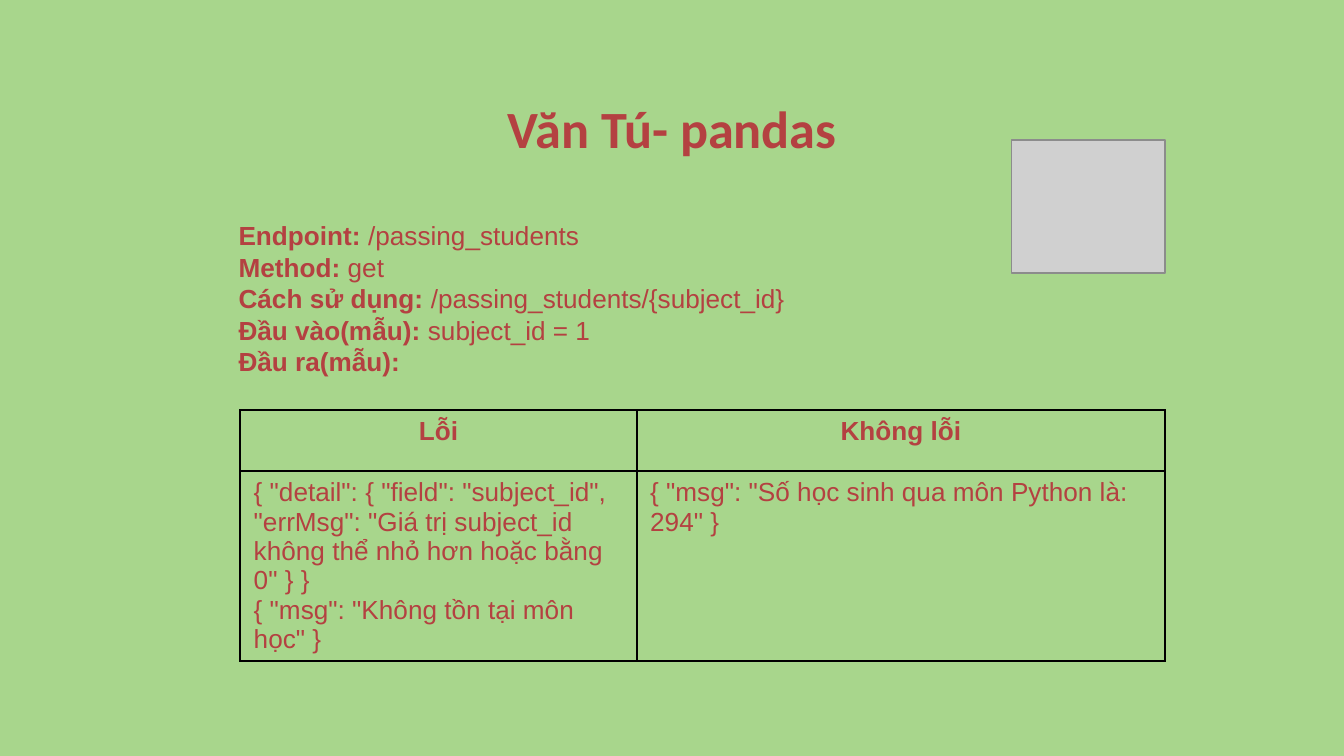
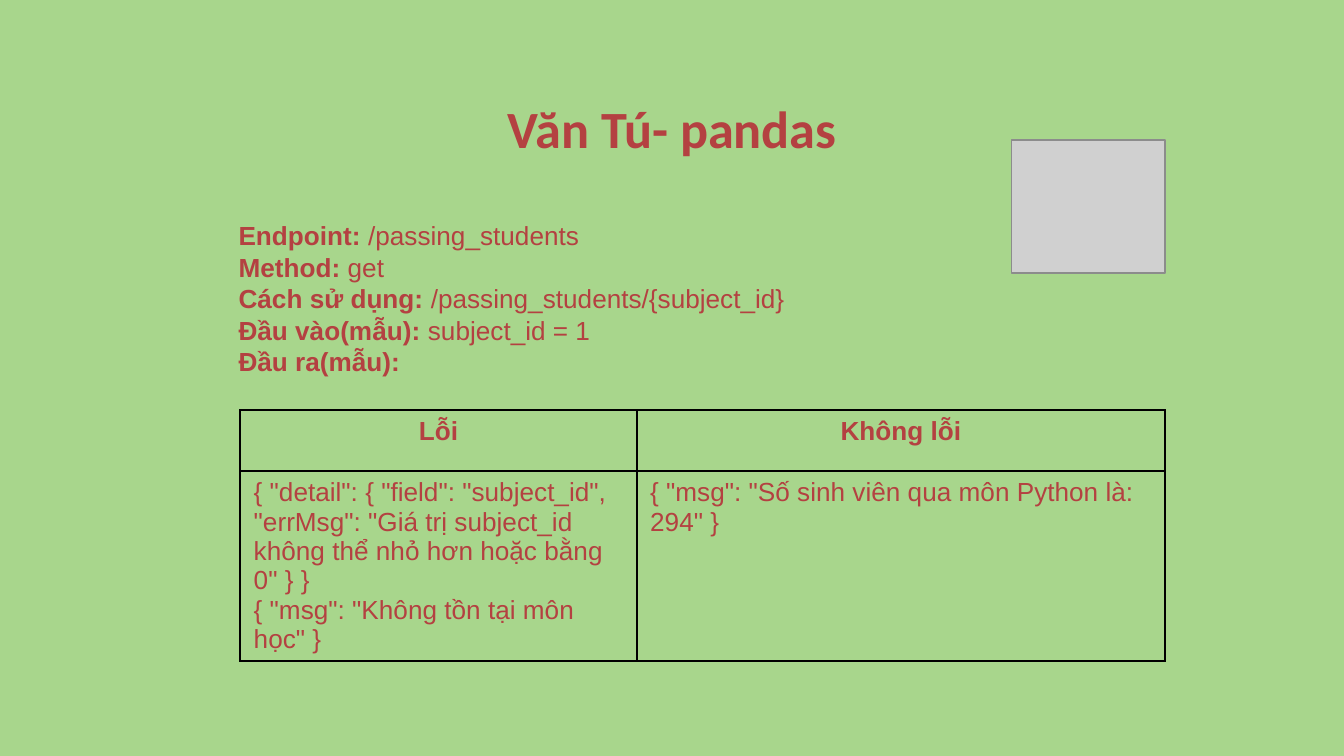
Before and after one commit to potatoArthurDo/Python-K1N2, a slide deck: slide 18 of Python-Nhom5.pptx. Drawn at 1344x756 pixels with LibreOffice and Linux fonts; fonts in the diff are those of the drawing; grey boxes stand for pictures; background and template pictures are left out. Boxes give left, top, right and bottom in pixels: in the first picture for what was removed or moved away, otherwise in the second. Text is boxed around its words. In the diff, an @@ line names an element or a change of style, - is before the commit and + after.

```diff
--- a/Python-Nhom5.pptx
+++ b/Python-Nhom5.pptx
@@ table at bbox=[241, 410, 1165, 672] @@
@@ row 2, column 2: "{ "msg": "Số học sinh qua môn Python là: 294" }" to "{ "msg": "Số sinh viên qua môn Python là: 294" }" @@
```
Also in this commit, not shown: 4 other slides changed.
